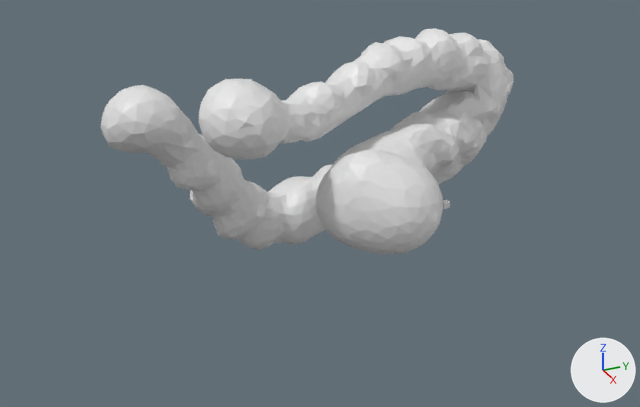
Renders of the glTF model assets/levels/appendix.glb from each side of a commit.
Both versions are drawn from a 50 mm camera at (214.7, -139.7, 115.7) aimed at (7.8, -46.6, 12.2). Every picture has the same lights, and +X, +Y and +Z are marked at lower right. Vertices at the same position are counted once.
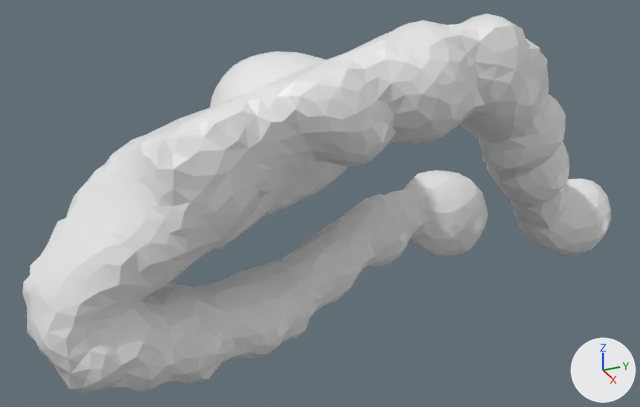
Where the change shows, as pixel boxes [x1, y1, x2, y2] in the pictures (640 x 407 px):
```json
{"object": "Cube", "change": "reshaped", "before": [101, 29, 513, 254], "after": [23, 14, 611, 393], "on screen": "43% wider, 68% taller"}
{"object": "Cube.001", "change": "deleted", "before": [443, 200, 450, 209]}
```

The change, as JSON lines over the scene's bpy script:
```json
{"block": "me_cube", "where": "me_cube.from_pydata(...)  # 3099 vertices, 6190 faces; spans x -55.1..19.5, y -99.0..42.1, z -25.2..48.1"}
{"block": "me_cube", "where": "# used by ob_cube; location = (0.0, 0.0, 0.0)"}
{"block": "me_cube", "change": "me_cube part 1: the whole mesh is multiplied about its middle by the matrix ((-1.199, 0.0, 0.0), (0.0, -1.199, 0.0), (0.0, 0.0, -1.199)), then moved by (35.3, -17.0, 15.8)"}
{"op": "remove", "block": "ob_cube_001", "code": ["ob_cube_001 = bpy.data.objects.new('Cube.001', me_cube_001)", "ob_cube_001.location = (0.0, 0.0, 0.0)"]}
```
